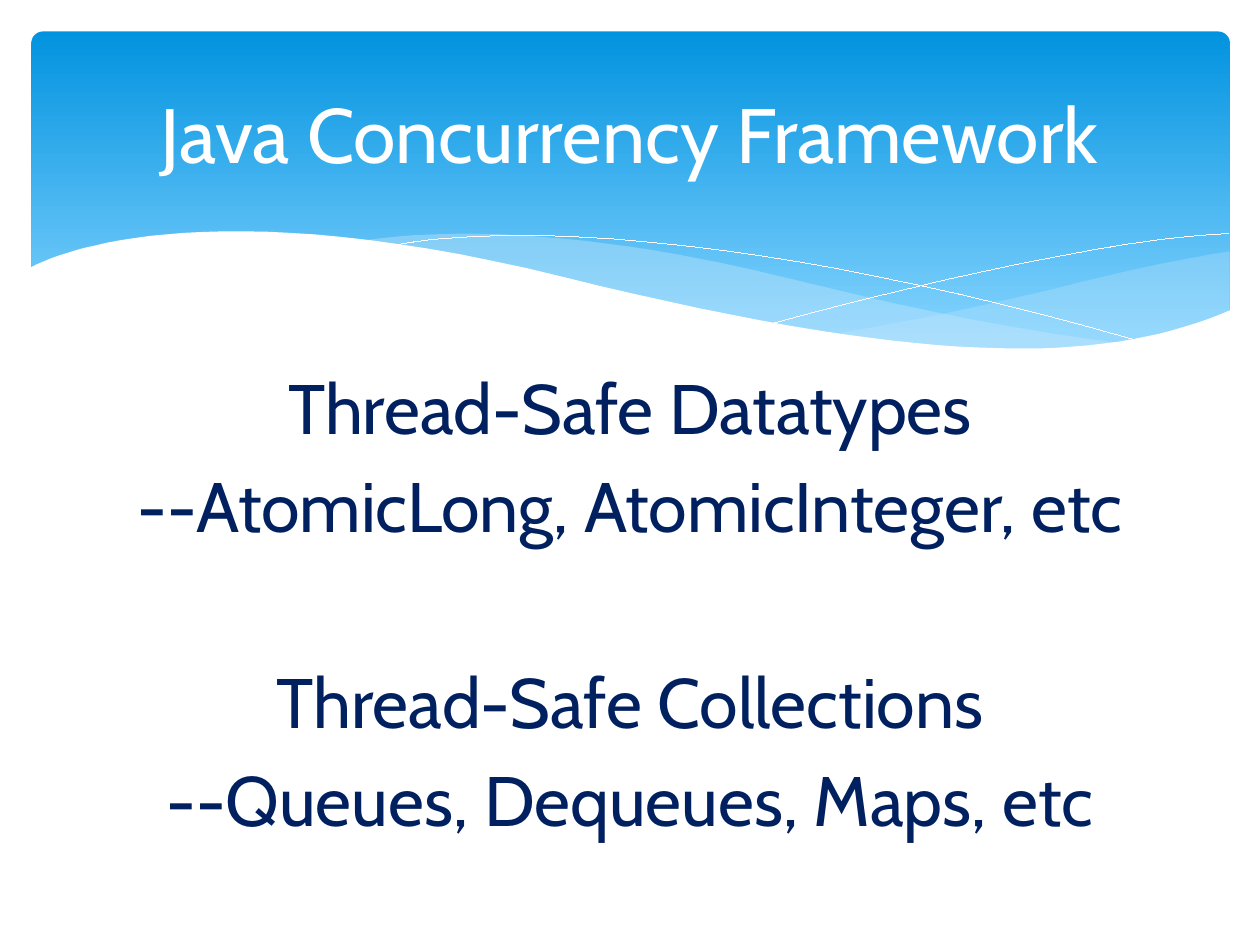
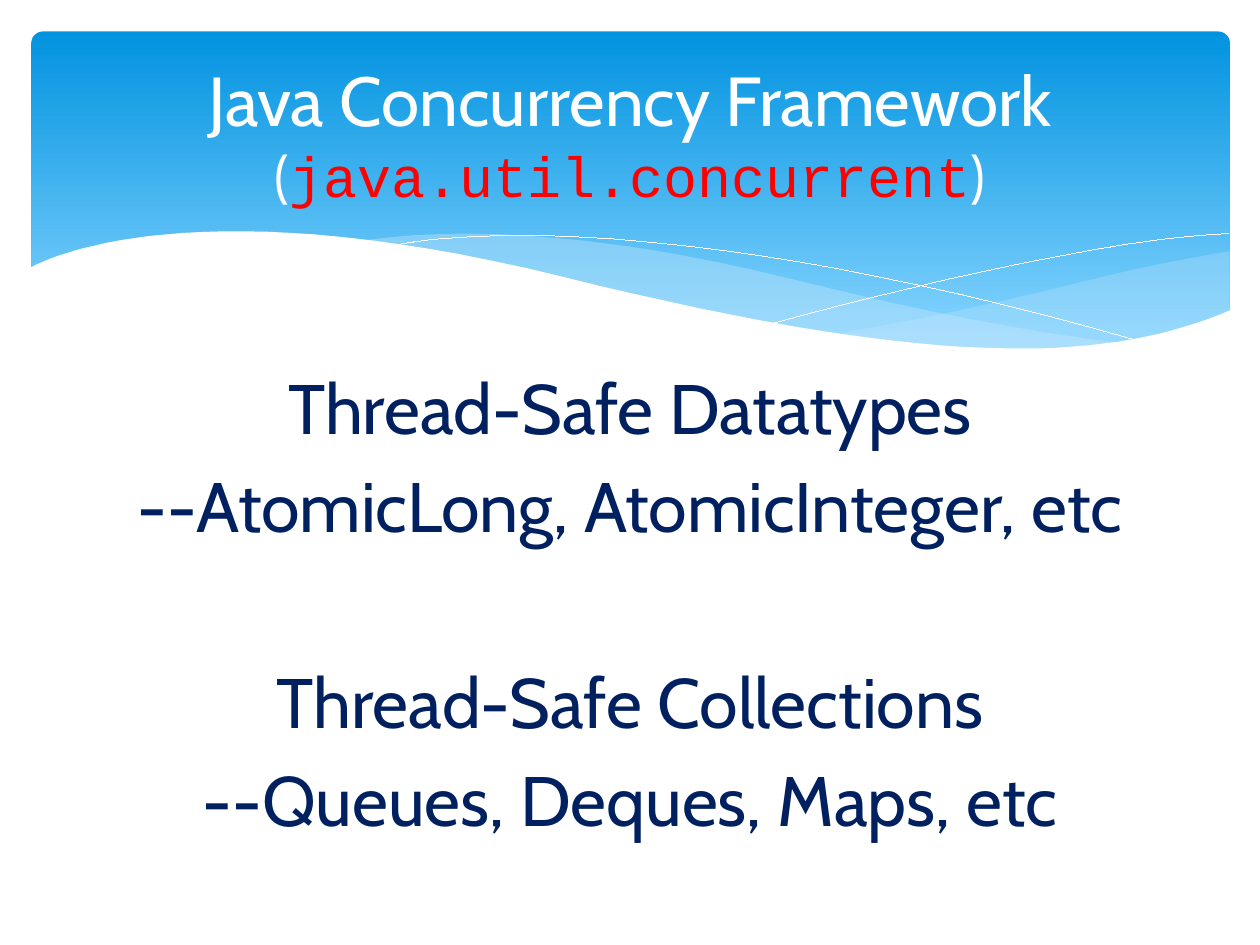
Before and after one commit to marcesher/mxunit-cfmeetups, a slide deck: slide 32 of CFObjective_2012_Concurrency/preso/concurrency_zen.pptx (slide 30 before the commit). Drawn at 1260x945 pixels with LibreOffice and Linux fonts; fonts in the diff are those of the drawing. Boxes give left, top, right and bottom in pixels: in the first picture for what was removed or moved away, otherwise in the second. Text is boxed around its words. In the diff, an @@ line names an element or a change of style, - is before the commit and + after.

```diff
--- a/CFObjective_2012_Concurrency/preso/concurrency_zen.pptx
+++ b/CFObjective_2012_Concurrency/preso/concurrency_zen.pptx
@@ title at bbox=[208, 74, 1052, 209]: text changed; size 44 to 39.6 pt @@
-Java Concurrency Framework
+Java Concurrency Framework
+(java.util.concurrent)
@@ text at bbox=[203, 776, 1057, 842]: text changed @@
---Queues, Dequeues, Maps, etc
+--Queues, Deques, Maps, etc
```
Also in this commit, not shown: 2 other slides changed, 6 slides added, 3 slides removed.
